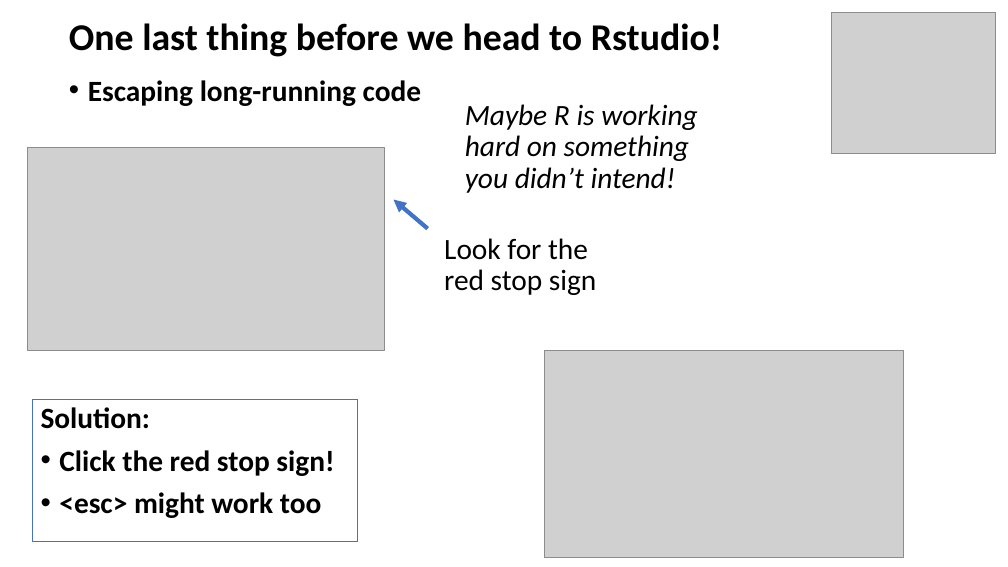
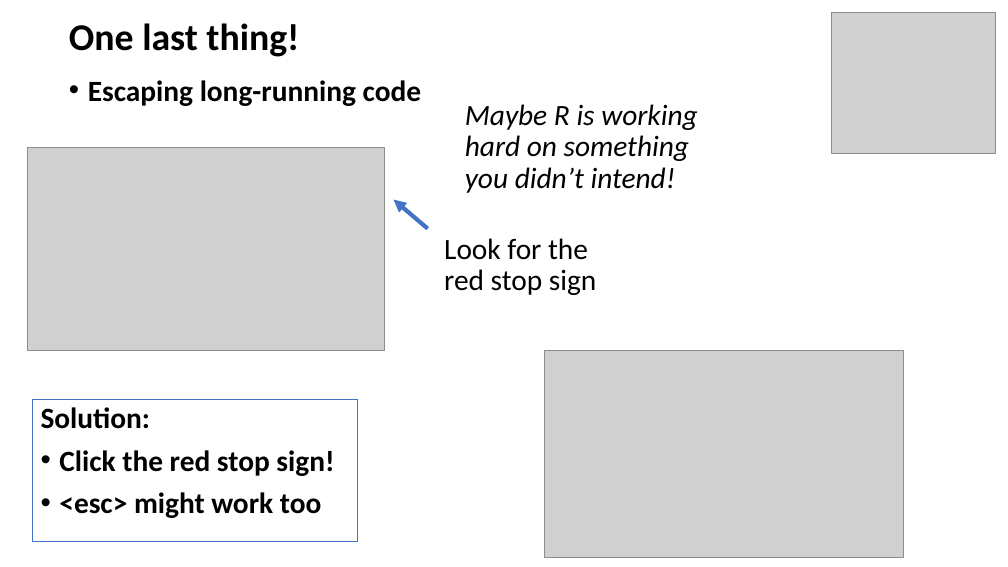
Before and after one commit to justinpriest/ADFG_R_Intro_Workshop, a slide deck: slide 44 of presentations/3 - Programming Basics 1 - Poke the Box.pptx. Drawn at 1008x567 pixels with LibreOffice and Linux fonts; fonts in the diff are those of the drawing; grey boxes stand for pictures. Boxes give left, top, right and bottom in pixels: in the first picture for what was removed or moved away, otherwise in the second. Text is boxed around its words. In the diff, an @@ line names an element or a change of style, - is before the commit and + after.

```diff
--- a/presentations/3 - Programming Basics 1 - Poke the Box.pptx
+++ b/presentations/3 - Programming Basics 1 - Poke the Box.pptx
@@ title at (x1=69, y1=23, x2=299, y2=57): text changed @@
-One last thing before we head to Rstudio!
+One last thing!
```
Also in this commit, not shown: 2 other slides changed, 4 other files.
